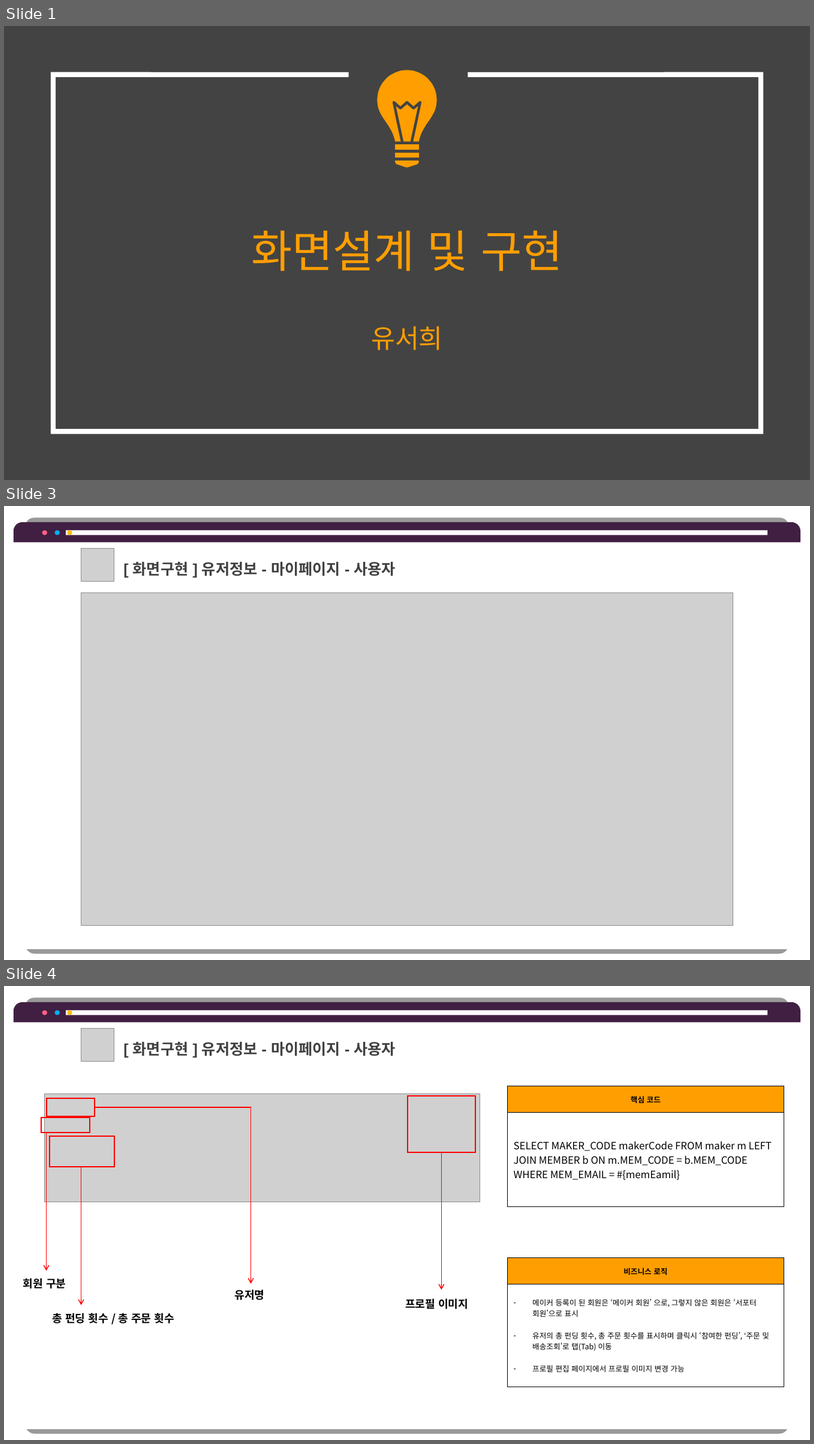
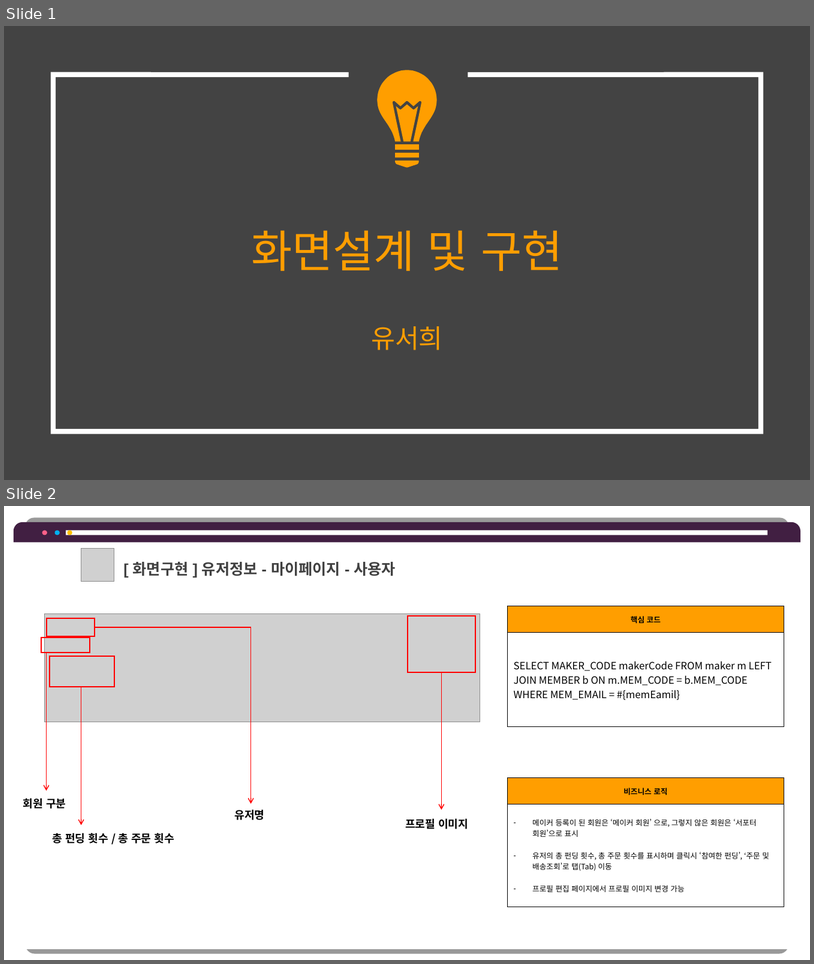
Before and after one commit to hhsw07/ezen-academy-projects, a slide deck: 0 발표용 파워포인트/0608 5차발표/0608 project06 - 파워포인트 - 서희.pptx. Shown one above the other, each under a label of ours: slides 1, 3 and 4 before the commit, slides 1 and 2 after it; the slides between them are not shown. The pictures are 814x1444 and 814x964 pixels, drawn with LibreOffice and Linux fonts; fonts in the diff are those of the drawing; grey boxes stand for pictures. Boxes give left, top, right and bottom in pixels: in the first picture for what was removed or moved away, otherwise in the second. Text is boxed around its words. In the diff, an @@ line names an element or a change of style, - is before the commit and + after.

```diff
--- a/0 발표용 파워포인트/0608 5차발표/0608 project06 - 파워포인트 - 서희.pptx
+++ b/0 발표용 파워포인트/0608 5차발표/0608 project06 - 파워포인트 - 서희.pptx
@@ slide 3 removed at bbox=[4, 506, 810, 960], background #FFFFFF @@
@@ round same rect removed at bbox=[14, 522, 801, 542] @@
@@ ellipse removed at bbox=[42, 530, 47, 535] @@
@@ ellipse removed at bbox=[55, 530, 60, 535] @@
@@ rectangle removed at bbox=[66, 530, 768, 535] @@
@@ ellipse removed at bbox=[68, 530, 72, 535] @@
@@ round same rect removed at bbox=[14, 542, 801, 949] @@
@@ picture removed at bbox=[81, 549, 115, 582] @@
@@ text removed at bbox=[133, 562, 396, 576] @@
-[ 화면구현 ] 유저정보 - 마이페이지 - 사용자
@@ picture removed at bbox=[81, 592, 734, 925] @@
@@ what was slide 4 is now slide 2 @@
```
Also in this commit, not shown: 13 other slides removed.
